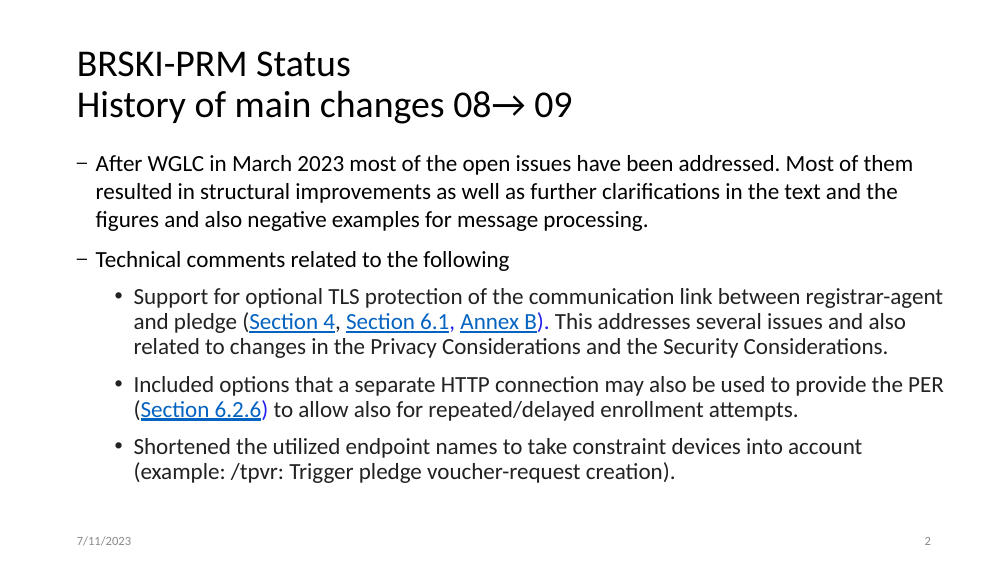
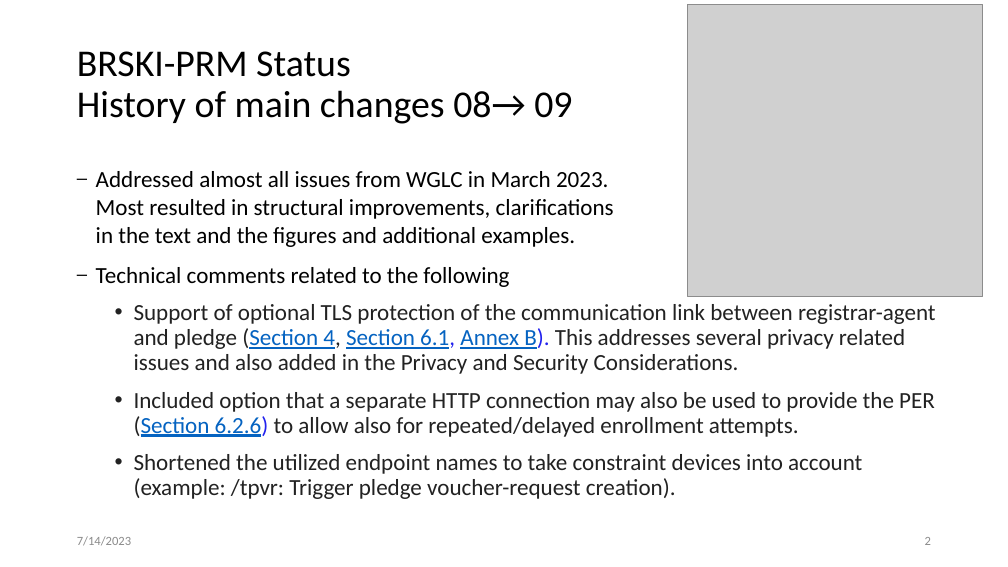
Before and after one commit to anima-wg/anima-brski-prm, a slide deck: slide 2 of presentations/slides-117-anima-update-brski-with-pledge-in-responder-mode-brski-prm.pptx. Drawn at 1008x567 pixels with LibreOffice and Linux fonts; fonts in the diff are those of the drawing; grey boxes stand for pictures. Boxes give left, top, right and bottom in pixels: in the first picture for what was removed or moved away, otherwise in the second. Text is boxed around its words. In the diff, an @@ line names an element or a change of style, - is before the commit and + after.

Commit message:
updated status slide with architecture picture

```diff
--- a/presentations/slides-117-anima-update-brski-with-pledge-in-responder-mode-brski-prm.pptx
+++ b/presentations/slides-117-anima-update-brski-with-pledge-in-responder-mode-brski-prm.pptx
@@ picture added at [687,4,983,296] @@
@@ text "Addressed almost all issues from ...": place and size @@
-text "Addressed almost all issues from ..." at [96,155,944,483]
+text "Addressed almost all issues from ..." at [96,171,936,499]
@@ text at [96,171,614,247]: text changed @@
-– After WGLC in March 2023 most of the open issues have been addressed. Most of them resulted in structural improvements as well as further clarifications in the text and the figures and also negative examples for message processing.
+– Addressed almost all issues from WGLC in March 2023.
+  Most resulted in structural improvements, clarifications
+  in the text and the figures and additional examples.
@@ text at [134,304,936,437]: text changed @@
-  • Support for optional TLS protection of the communication link between registrar-agent and pledge (Section 4, Section 6.1, Annex B). This addresses several issues and also related to changes in the Privacy Considerations and the Security Considerations.
-  • Included options that a separate HTTP connection may also be used to provide the PER (Section 6.2.6) to allow also for repeated/delayed enrollment attempts.
+  • Support of optional TLS protection of the communication link between registrar-agent and pledge (Section 4, Section 6.1, Annex B). This addresses several privacy related issues and also added in the Privacy and Security Considerations.
+  • Included option that a separate HTTP connection may also be used to provide the PER (Section 6.2.6) to allow also for repeated/delayed enrollment attempts.
@@ text at [77,536,131,546]: text changed @@
-7/11/2023
+7/14/2023
```
Also in this commit, not shown: 2 other slides changed.
